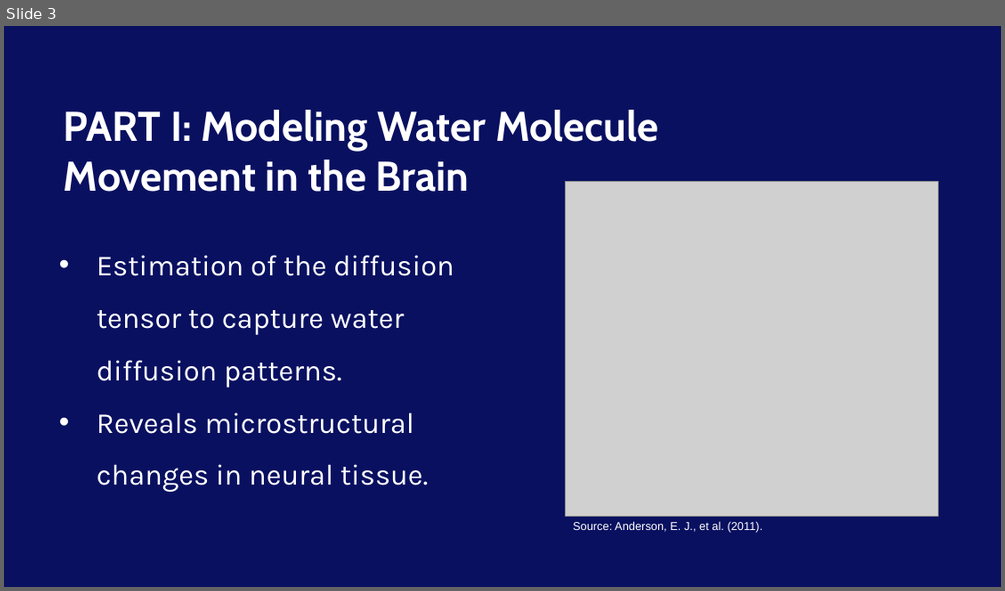
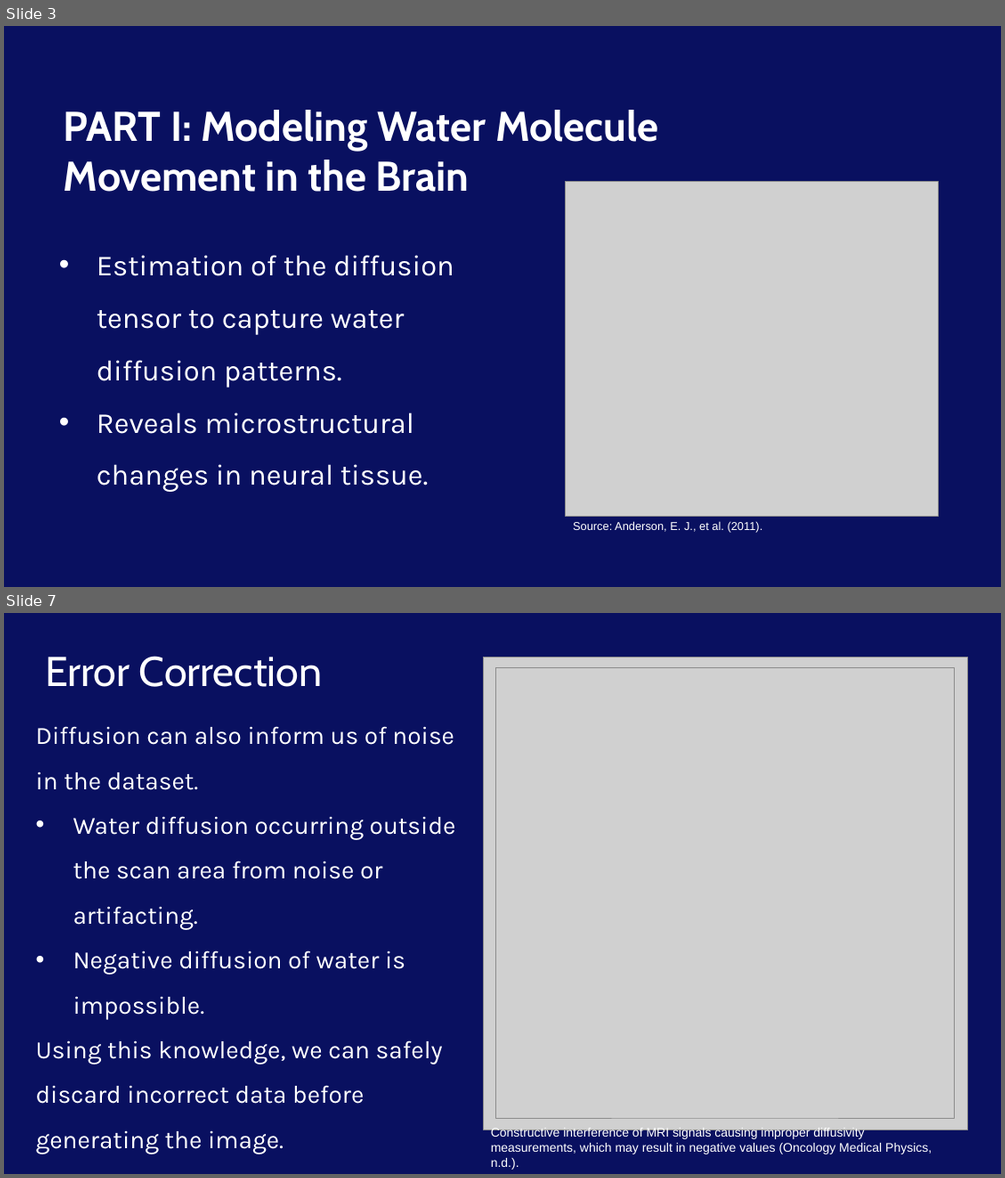
Before and after one commit to Neepa04/MXB201Group15, a slide deck: Report/Presentation.pptx. Shown one above the other, each under a label of ours: slide 3 before the commit, slides 3 and 7 after it; the slides between them are not shown. The pictures are 1005x591 and 1005x1178 pixels, drawn with LibreOffice and Linux fonts; fonts in the diff are those of the drawing; grey boxes stand for pictures; background and template pictures are left out. Boxes give left, top, right and bottom in pixels: in the first picture for what was removed or moved away, otherwise in the second. Text is boxed around its words. In the diff, an @@ line names an element or a change of style, - is before the commit and + after.

```diff
--- a/Report/Presentation.pptx
+++ b/Report/Presentation.pptx
@@ slide 7 added at (x1=4, y1=613, x2=1001, y2=1174), background picture (left out) @@
@@ title added at (x1=45, y1=656, x2=322, y2=687), 40 pt, text #FFFFFF @@
+Error Correction
@@ picture added at (x1=484, y1=657, x2=967, y2=1130) @@
@@ picture added at (x1=495, y1=668, x2=955, y2=1118) @@
@@ text added at (x1=36, y1=726, x2=456, y2=1103), 24 pt, text #FFFFFF @@
+Diffusion can also inform us of noise in the dataset.
+• Water diffusion occurring outside the scan area from noise or artifacting.
+• Negative diffusion of water is impossible.
+Using this knowledge, we can safely discard incorrect data before generating the image.
@@ text added at (x1=491, y1=1127, x2=931, y2=1169), 12 pt, text #FFFFFF @@
+Constructive interference of MRI signals causing improper diffusivity measurements, which may result in negative values (Oncology Medical Physics, n.d.).
```
Also in this commit, not shown: 1 slide changed, 2 other slides added, 3 slides removed.
